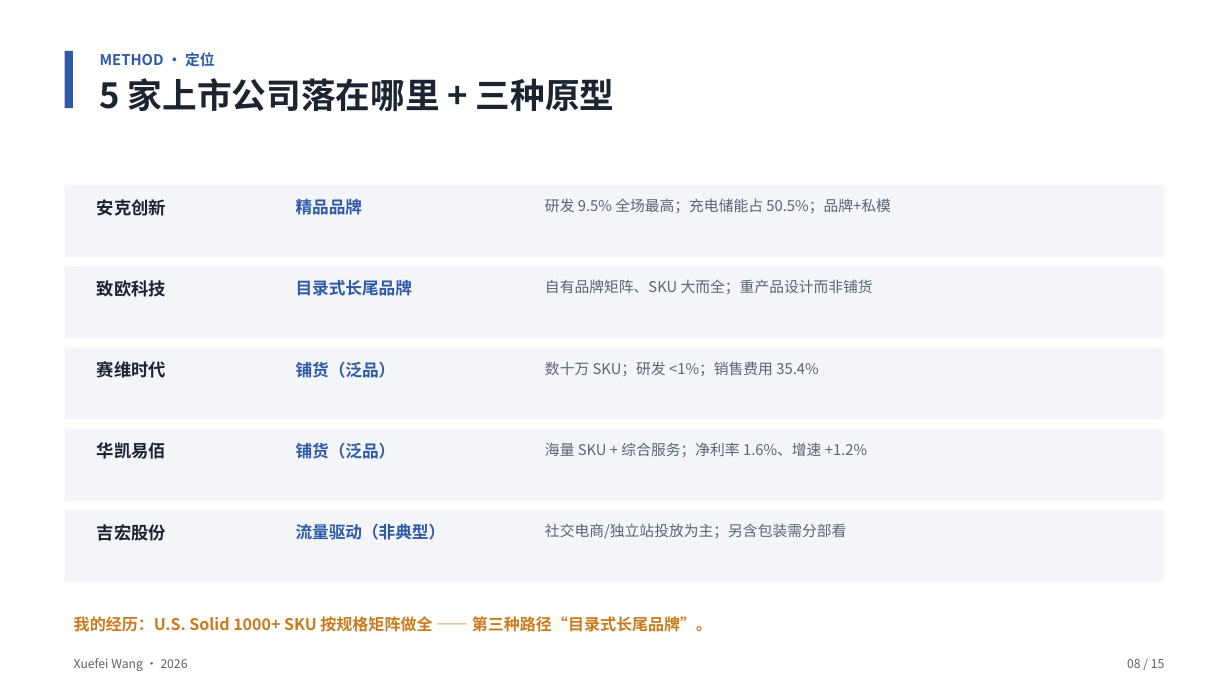
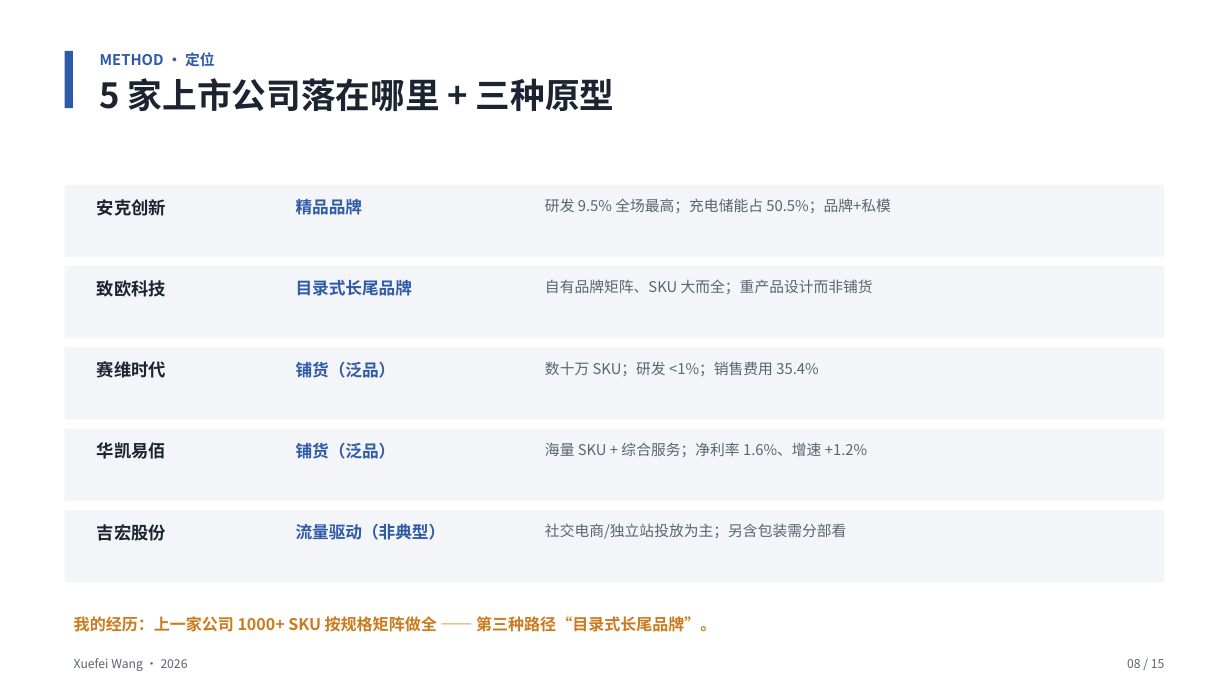
Before and after one commit to Ashely-sudo/cross-border-analysis, a slide deck: slide 8 of presentation/中国跨境电商出海赛道分析-项目故事-v2.pptx. Drawn at 1232x693 pixels with LibreOffice and Linux fonts; fonts in the diff are those of the drawing. Boxes give left, top, right and bottom in pixels: in the first picture for what was removed or moved away, otherwise in the second. Text is boxed around its words. In the diff, an @@ line names an element or a change of style, - is before the commit and + after.

Commit message:
docs: S2等面试文本去掉前东家品牌名；'公司整体不赚钱'改为委婉口径(听说+可能受广告投放调整影响)

```diff
--- a/presentation/中国跨境电商出海赛道分析-项目故事-v2.pptx
+++ b/presentation/中国跨境电商出海赛道分析-项目故事-v2.pptx
@@ text at (x1=74, y1=616, x2=716, y2=632): text changed @@
-我的经历：U.S. Solid 1000+ SKU 按规格矩阵做全 —— 第三种路径“目录式长尾品牌”。
+我的经历：上一家公司 1000+ SKU 按规格矩阵做全 —— 第三种路径“目录式长尾品牌”。
```
Also in this commit, not shown: 1 other slide changed, 2 other files.
